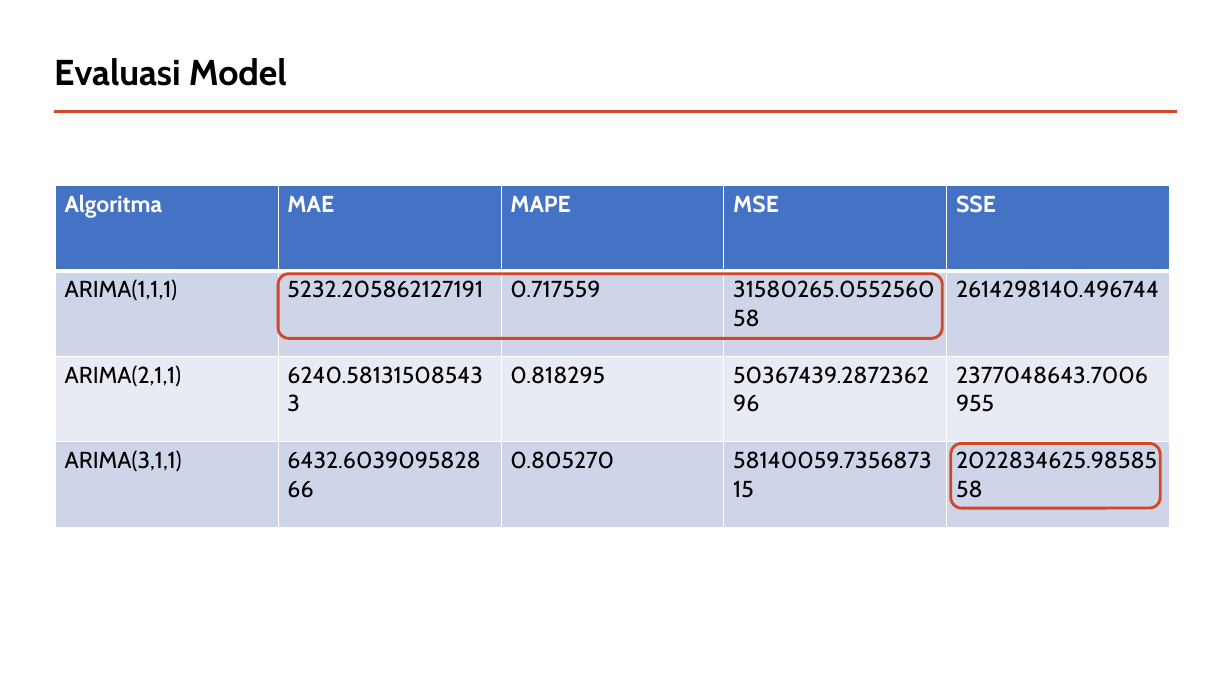
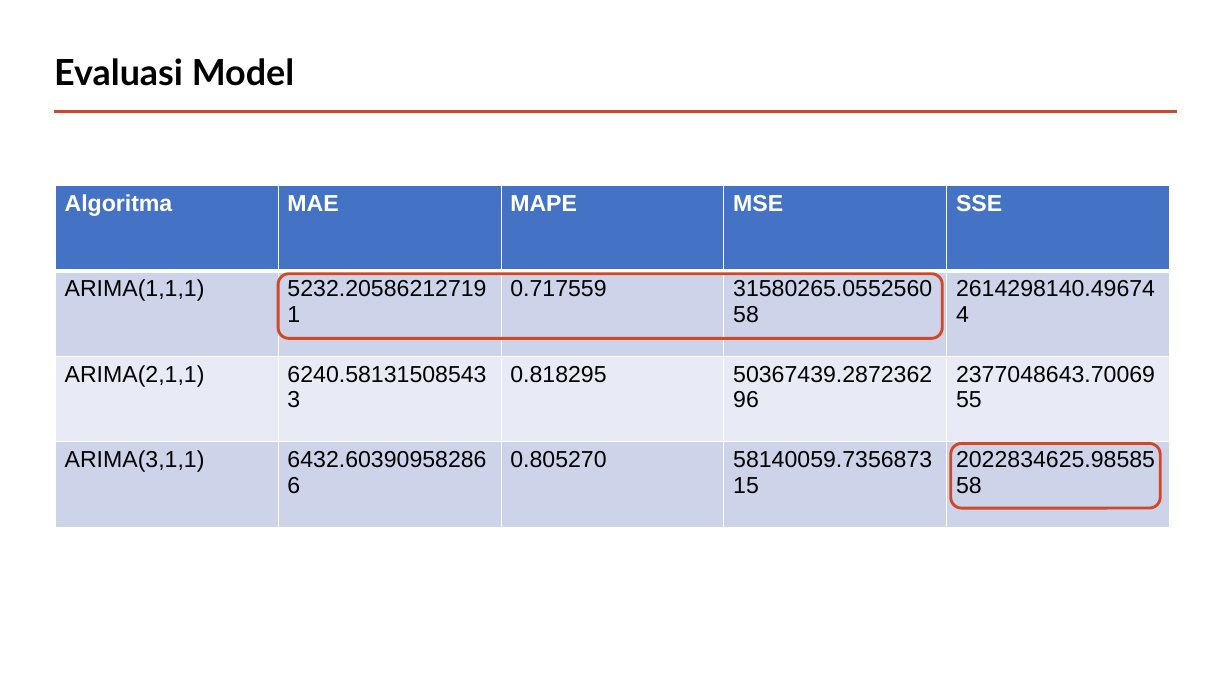
Before and after one commit to andrewmanuelt/arima, a slide deck: slide 17 of Presentasi.pptx (slide 14 before the commit). Drawn at 1232x693 pixels with LibreOffice and Linux fonts; fonts in the diff are those of the drawing. Boxes give left, top, right and bottom in pixels: in the first picture for what was removed or moved away, otherwise in the second. Text is boxed around its words. In the diff, an @@ line names an element or a change of style, - is before the commit and + after.

```diff
--- a/Presentasi.pptx
+++ b/Presentasi.pptx
@@ title "Evaluasi Model" at (54,58,294,86): font Cabin to Lato @@
@@ table at (55,186,1169,489) @@
@@ fill #CFD5EA to #CDD4EA in 10 cells @@
@@ fill #E9EBF5 to #E8EBF5 in row 3 @@
@@ font Cabin to Arial @@
@@ rounded rectangle at (278,274,943,338): proportions changed @@
@@ rounded rectangle at (951,444,1161,508): proportions changed @@
```
Also in this commit, not shown: 12 other slides changed, 5 slides added, 2 slides removed.
